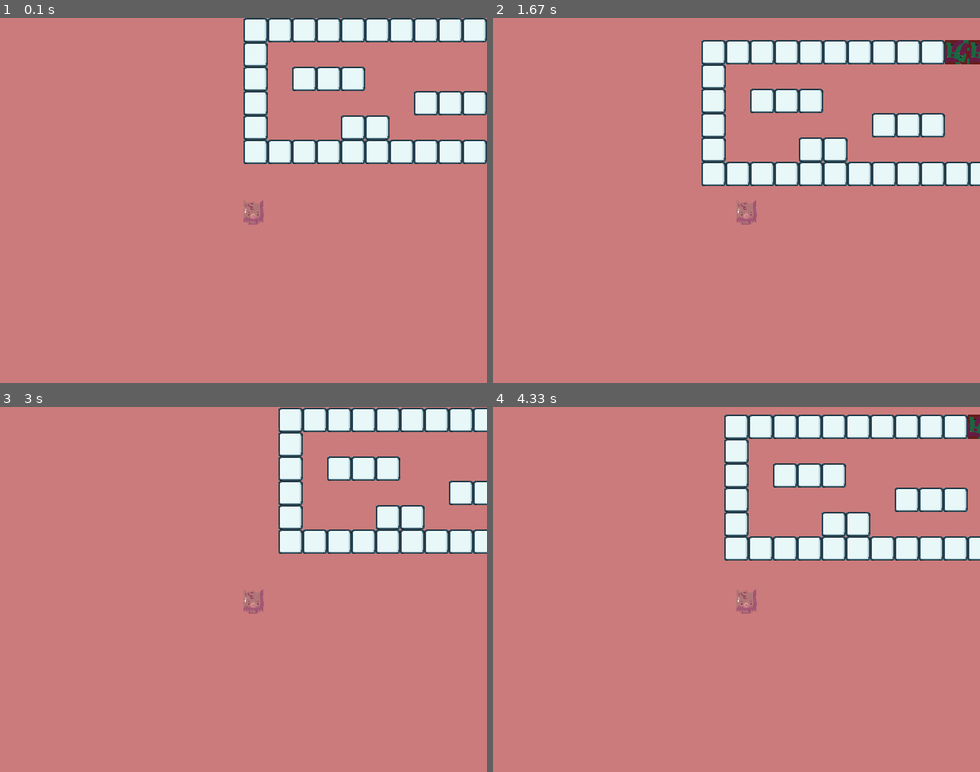
Above: before the commit, frames 1-4 (two rows, left to right).
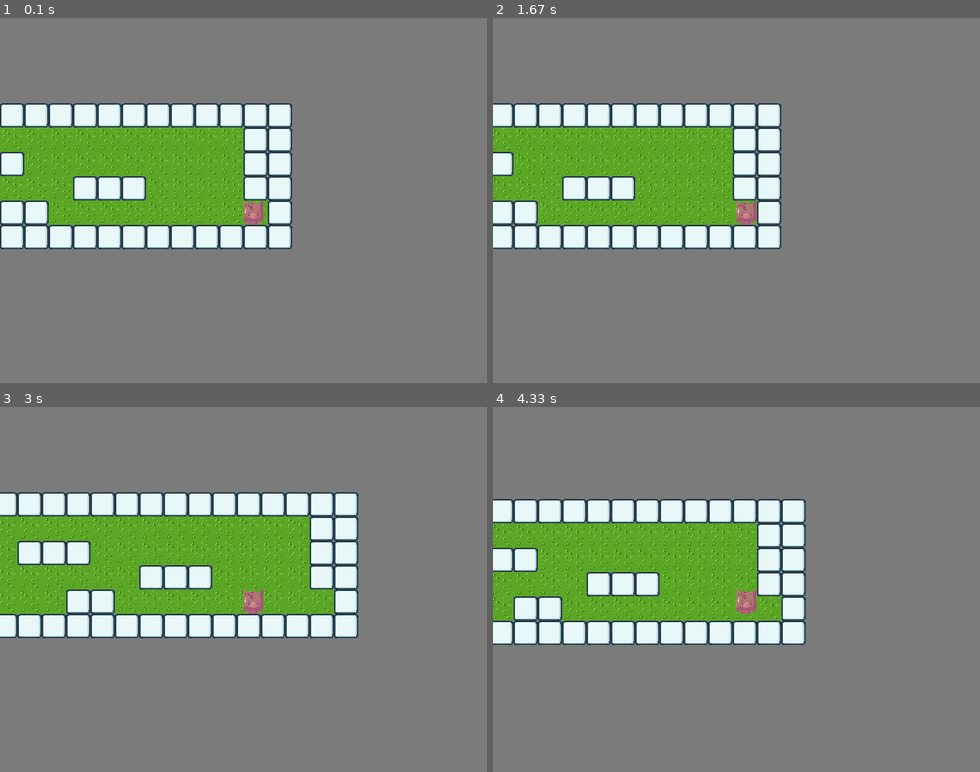
Above: after the commit, the same moments.

Repository: njtan142/py_game_practice
Game: pygame game, started from main.py
Same seed, same stepped clock (60 frames per second), same inputs: the game is played once before the commit and once after it.
Inputs:
- Up to frame 1 (0.1 s): no input
- Up to frame 2 (1.67 s): hold D 0.33-0.8 s; hold W 0.83-1.13 s
- Up to frame 3 (3 s): hold A 1.67-2.2 s; hold S 2.23-2.53 s; hold A 2.57-2.97 s
- Up to frame 4 (4.33 s): hold W 3-3.37 s; hold D 3.4-4.03 s; hold S from 4.07 s (still down)

The runs differ from the first frame. In frame 1, 99% of the frame differs, in the area x 0-100%, y 0-100%; in frame 2, 99%; in frame 3, 99%; in frame 4, 99%.

Commit message:
better graphics system

Diff:
--- a/camera.py
+++ b/camera.py
@@ -14,4 +14,6 @@
         y = self.obj.y - self.follow.y
         for obj in self.objects:
             obj.move(x, y, object_list)
-            obj.update(screen)
+            if obj != self.follow:
+                obj.update(screen)
+        self.follow.update(screen)
--- a/main.py
+++ b/main.py
@@ -24,20 +24,23 @@
 player = Obj(0, screen.get_height() / 2, player_img, False, True)
 
 # block image
-block_img_list = [0]
+block_img_list = []
+block_img_list.append(pygame.image.load("assets/grass.png"))
 block_img_list.append(pygame.image.load("assets/block.png"))
 block_img_list.append(pygame.image.load("assets/block2.png"))
+
+block_collisions = [False, True, True]
 block_list = [
-    "111111111122211",
-    "100000000000001",
-    "101110000000001",
-    "100000011100001",
-    "100011000000000",
-    "111111111111111",
+    "1111111111111111",
+    "1000000000000011",
+    "1011100000000011",
+    "1000000111000011",
+    "10001100000000s1",
+    "1111111111111111",
     ]
 
 
-def tile_map(tile_map_array, image, width, height):
+def tile_map(tile_map_array, image, width, height, collision_list):
     tile_map_list = []
 
     y = 0
@@ -47,21 +50,24 @@
         last_loop_count = 0
         last_number = 0
         for row in column:
-            if int(row) != 0:
-                print(row)
-                tile = Obj(x, y, image[int(row)], False)
-                if last_number == int(row):
-                    tile.loop += last_loop_count
-                    tile_map_list.pop()
-                tile_map_list.append(tile)
-                last_loop_count = tile.loop
+            if row == "s":
+                player.x = x
+                player.y = y
+                row = "0"
+            tile = Obj(x, y, image[int(row)], False)
+            tile.collision = collision_list[int(row)]
+            if last_number == int(row):
+                tile.loop += last_loop_count
+                tile_map_list.pop()
+            tile_map_list.append(tile)
+            last_loop_count = tile.loop
             last_number = int(row)
             x += width
         y += height
     return tile_map_list
 
 
-block_object_list = tile_map(block_list, block_img_list, 32, 32)
+block_object_list = tile_map(block_list, block_img_list, 32, 32, block_collisions)
 
 # frames counter (FPS)
 fps = 0
@@ -81,7 +87,6 @@
 for block in block_object_list:
     object_list.append(block)
 
-
 # camera
 camera_obj = Obj(screen.get_width() / 2, screen.get_height() / 2, None)
 camera = Cam(camera_obj, object_list, player)
@@ -97,7 +102,7 @@
         if event.type == pygame.QUIT:
             running = False
     # background
-    screen.fill((203, 123, 123))
+    screen.fill((123, 123, 123))
     # player update
 
     (player.move(horizontal * 100 * time_delta, vertical * 100 * time_delta, object_list))
--- a/object.py
+++ b/object.py
@@ -4,6 +4,7 @@
 class Object:
 
     def __init__(self, x, y, image, centered=False, is_player=False):
+        self.collision = True
         self.loop = 1
         self.is_player = is_player
         self.image = image
@@ -23,6 +24,8 @@
             self.x = x - image.get_width() / 2
             self.y = y - image.get_height() / 2
             self.rect = pygame.rect.Rect(self.x, self.y, image.get_width(), image.get_height())
+        if not self.collision:
+            self.rect = None
 
     def update(self, screen):
         x = self.x
@@ -31,8 +34,9 @@
             screen.blit(self.image, (x, self.y))
             x -= self.image.get_width()
             width += self.image.get_width()
-        self.rect.x = x + self.image.get_width()
-        self.rect.width = width
+        if self.collision:
+            self.rect.x = x + self.image.get_width()
+            self.rect.width = width
 
 
 
@@ -70,22 +74,25 @@
         self.x += dx
         self.y += dy
         # Move the rect
-        self.rect.x = int(self.x)
-        self.rect.y = int(self.y)
+        if self.collision:
+            self.rect.x = int(self.x)
+            self.rect.y = int(self.y)
 
         # If you collide with a wall, move out based on velocity
         if self.is_player:
             for obj in walls:
                 if obj == self:
                     continue
-                if self.rect.colliderect(obj.rect):
-                    if dx > 0:  # Moving right; Hit the left side of the wall
-                        self.rect.right = obj.rect.left
-                    if dx < 0:  # Moving left; Hit the right side of the wall
-                        self.rect.left = obj.rect.right
-                    if dy > 0:  # Moving down; Hit the top side of the wall
-                        self.rect.bottom = obj.rect.top
-                    if dy < 0:  # Moving up; Hit the bottom side of the wall
-                        self.rect.top = obj.rect.bottom
-        self.x = self.rect.x
-        self.y = self.rect.y
+                if obj.collision:
+                    if self.rect.colliderect(obj.rect):
+                        if dx > 0:  # Moving right; Hit the left side of the wall
+                            self.rect.right = obj.rect.left
+                        if dx < 0:  # Moving left; Hit the right side of the wall
+                            self.rect.left = obj.rect.right
+                        if dy > 0:  # Moving down; Hit the top side of the wall
+                            self.rect.bottom = obj.rect.top
+                        if dy < 0:  # Moving up; Hit the bottom side of the wall
+                            self.rect.top = obj.rect.bottom
+        if self.collision:
+            self.x = self.rect.x
+            self.y = self.rect.y
Binary file added: assets/grass.png
Binary file added: assets/tile.png
